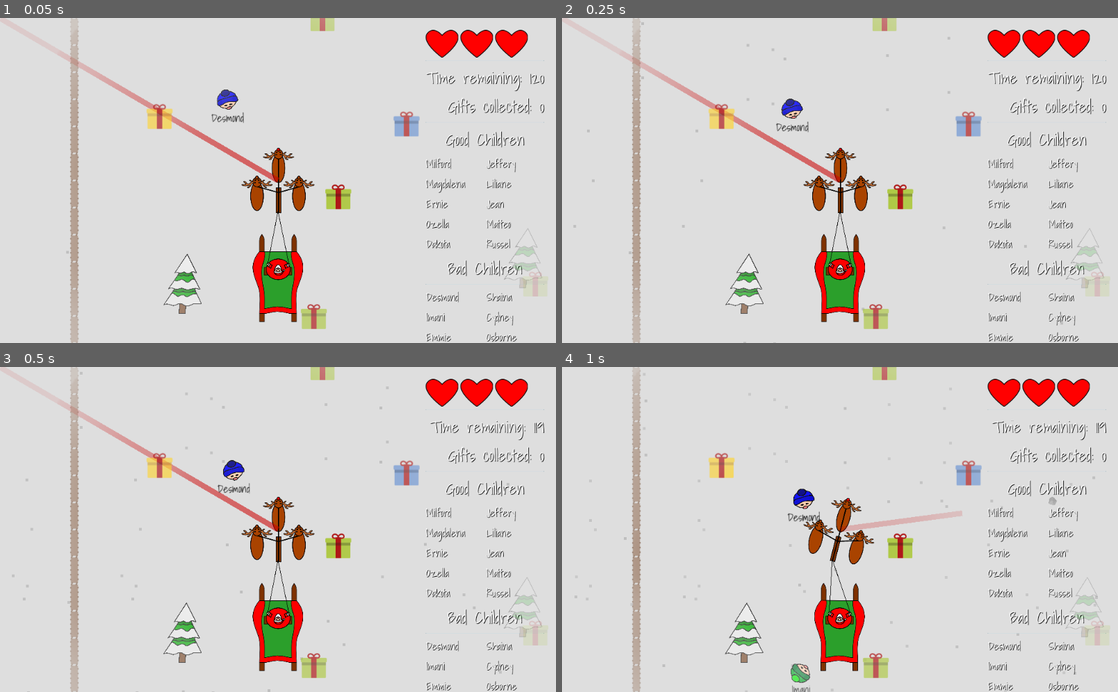
Above: before the commit, frames 1-4 (two rows, left to right).
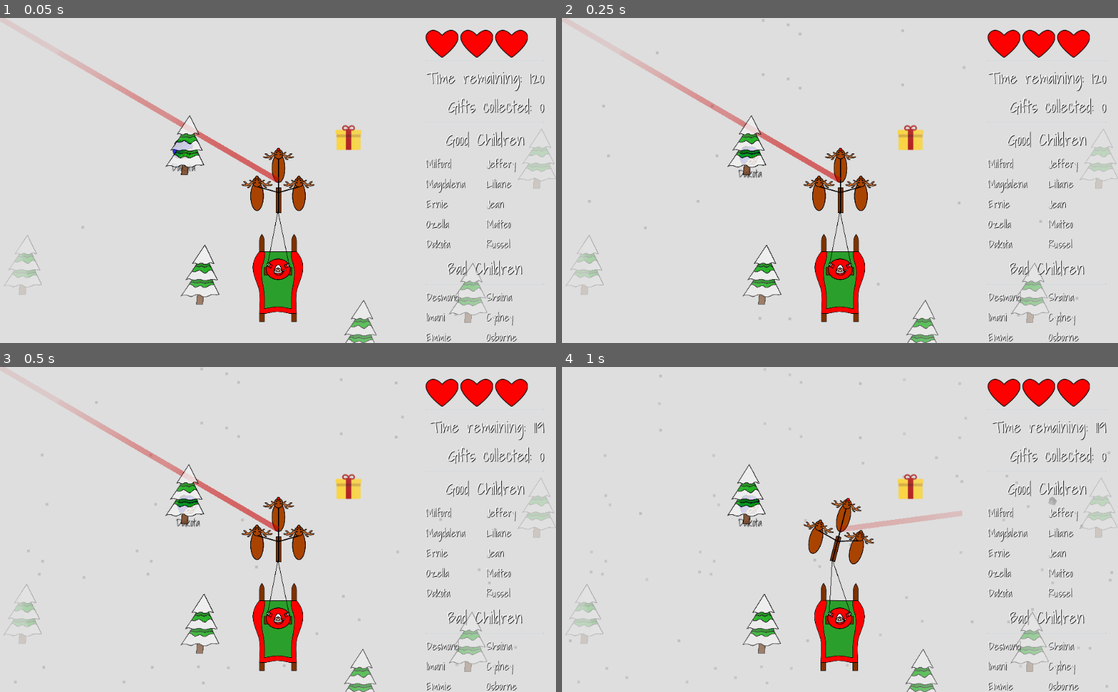
Above: after the commit, the same moments.

Repository: GameDrivenDesign/SebastHolyWandarousChristmasGame
Game: Godot game, scene res://scenes/world/world.tscn
Two runs of this game, one before a commit and one after it. Both use one fixed random seed, a clock stepped at 60 frames per second and the inputs below. Sound files missing from this copy of the repository are replaced by a short silence.
Inputs (mouse positions are in pixels of both pictures, inside the frame that each line leads up to):
- Up to frame 1 (0.05 s): no input
- Up to frame 2 (0.25 s): no input
- Up to frame 3 (0.5 s): no input
- Up to frame 4 (1 s): move the mouse to (962, 513) at 0.52 s; hold Right (right) from 0.53 s (still down); hold Right mouse button (coal_projectile) from 0.53 s (still down)

The runs differ from the first frame. In frame 1, 5.7% of the frame differs, in the area x 0-100%, y 0-100%; in frame 2, 5.9%; in frame 3, 6.0%; in frame 4, 6.1%.

Commit message:
Start in the middle of the map, delete extra gifts

Diff:
--- a/scenes/world/world.tscn
+++ b/scenes/world/world.tscn
@@ -1,12 +1,11 @@
-[gd_scene load_steps=8 format=2]
+[gd_scene load_steps=7 format=2]
 
 [ext_resource path="res://scenes/world/world.gd" type="Script" id=1]
 [ext_resource path="res://scenes/world/background.png" type="Texture" id=2]
 [ext_resource path="res://scenes/hud/hud.tscn" type="PackedScene" id=3]
 [ext_resource path="res://scenes/snow/snow.tscn" type="PackedScene" id=4]
 [ext_resource path="res://scenes/player/player.tscn" type="PackedScene" id=5]
-[ext_resource path="res://scenes/gift/gift.tscn" type="PackedScene" id=6]
-[ext_resource path="res://scenes/fence/tileset.tres" type="TileSet" id=7]
+[ext_resource path="res://scenes/fence/tileset.tres" type="TileSet" id=6]
 
 [node name="map" type="Node2D" index="0"]
 
@@ -50,7 +49,7 @@
 
 [node name="player" parent="." index="1" instance=ExtResource( 5 )]
 
-position = Vector2( 200, 200 )
+position = Vector2( 2972.18, 1346.04 )
 _sections_unfolded = [ "Angular", "Collision", "Linear", "Transform" ]
 
 [node name="Camera2D" type="Camera2D" parent="player" index="2"]
@@ -80,33 +79,12 @@
 
 [node name="gifts" type="Node" parent="." index="2"]
 
-[node name="gift" parent="gifts" index="0" instance=ExtResource( 6 )]
-
-position = Vector2( 311, 230 )
-_sections_unfolded = [ "Transform" ]
-
-[node name="gift2" parent="gifts" index="1" instance=ExtResource( 6 )]
-
-position = Vector2( 674, 391 )
-
-[node name="gift3" parent="gifts" index="2" instance=ExtResource( 6 )]
-
-position = Vector2( -18.1649, 81.659 )
-
-[node name="gift4" parent="gifts" index="3" instance=ExtResource( 6 )]
-
-position = Vector2( 282, -99 )
-
-[node name="gift5" parent="gifts" index="4" instance=ExtResource( 6 )]
-
-position = Vector2( 266, 451 )
-
 [node name="dumb_kids" type="Node" parent="." index="3"]
 
 [node name="fences" type="TileMap" parent="." index="4"]
 
 mode = 0
-tile_set = ExtResource( 7 )
+tile_set = ExtResource( 6 )
 cell_size = Vector2( 50, 50 )
 cell_quadrant_size = 16
 cell_custom_transform = Transform2D( 1, 0, 0, 1, 0, 0 )
